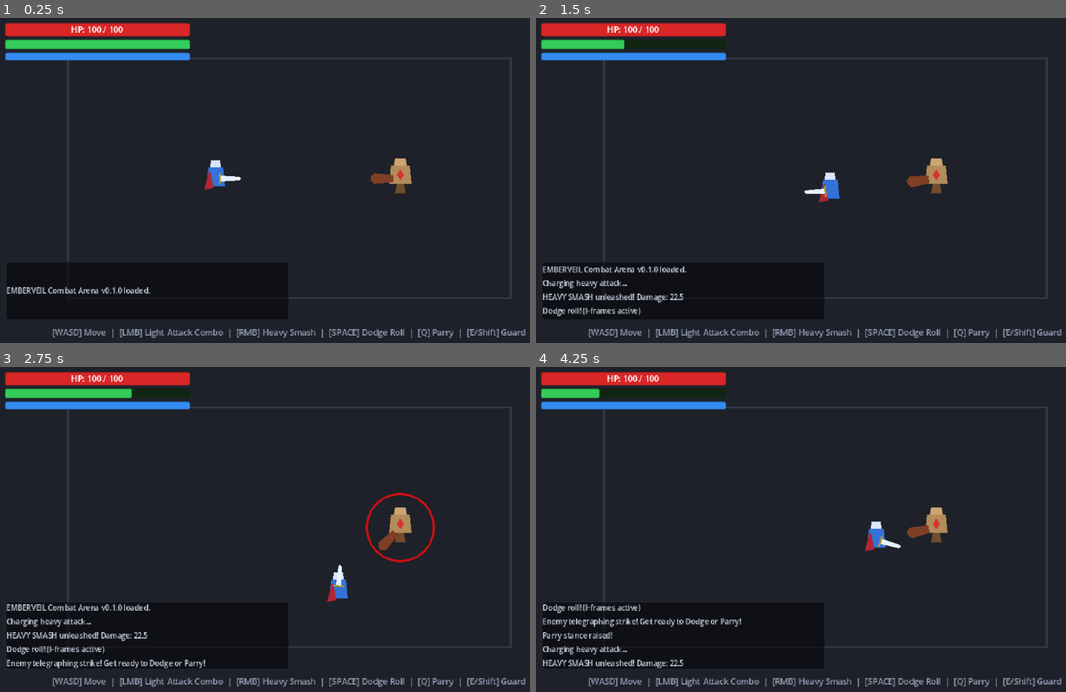
Above: before the commit, frames 1-4 (two rows, left to right).
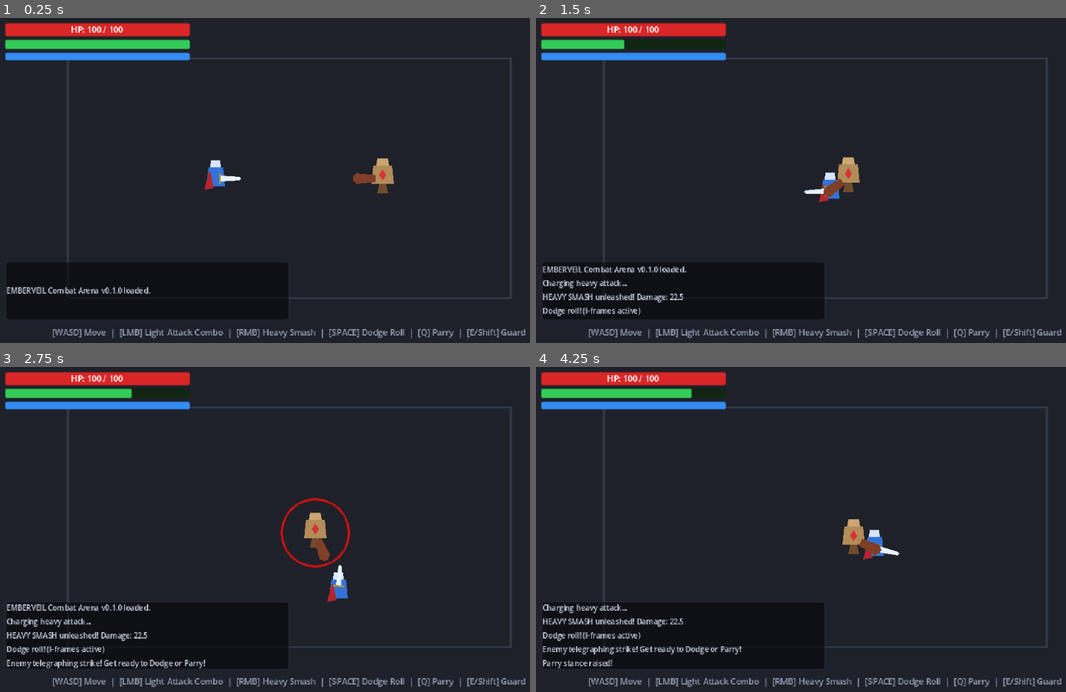
Above: after the commit, the same moments.

Repository: KevinAnandaP/arpigih
Game: Godot game, scene res://src/scenes/test_combat.tscn
Same seed, same stepped clock (60 frames per second), same inputs: the game is played once before the commit and once after it.
Inputs (mouse positions are in pixels of both pictures, inside the frame that each line leads up to):
- Up to frame 1 (0.25 s): no input
- Up to frame 2 (1.5 s): move the mouse to (954, 161) at 0.52 s; hold Right (move_right) 0.53-1.28 s; right-click (954, 161) at 0.6 s; tap Space (dodge) at 0.8, 1.35 s; move the mouse to (705, 193) at 1.27 s; hold Down (move_down) from 1.28 s (still down)
- Up to frame 3 (2.75 s): tap E (guard) at 1.55 s; move the mouse to (349, 454) at 2.02 s; release Down (move_down) at 2.03 s; hold Right (move_right) from 2.03 s (still down); hold E (guard) from 2.03 s (still down); tap Q (parry) at 2.3 s
- Up to frame 4 (4.25 s): move the mouse to (795, 594) at 2.77 s; release Right (move_right) at 2.78 s; release E (guard) at 2.78 s; hold Up (move_up) 2.78-3.53 s; tap Q (parry) at 2.85 s; tap Shift at 3.05 s; move the mouse to (1002, 578) at 3.52 s; hold Left (move_left) from 3.53 s (still down); hold Shift from 3.53 s (still down); right-click (1002, 578) at 3.8 s

The runs differ from the first frame. In frame 1, 0.7% of the frame differs, in the area x 66-78%, y 43-55%; in frame 2, 0.9%; in frame 3, 1.5%; in frame 4, 3.6%, in the area x 1-78%, y 6-93%.
Error in both runs: Invalid call. Nonexistent function 'is_action_just_pressed' in base 'InputEventMouseMotion'. (res://src/scenes/test_combat.gd:32)

Commit message:
fix: resolve player movement and combat input response with key fallbacks and active hitbox states

Diff:
--- a/project.godot
+++ b/project.godot
@@ -28,7 +28,6 @@
 window/size/window_width_override=1280
 window/size/window_height_override=720
 window/stretch/mode="canvas_items"
-window/stretch/aspect="keep"
 
 [input]
 
--- a/src/entities/enemies/training_dummy.gd
+++ b/src/entities/enemies/training_dummy.gd
@@ -25,7 +25,7 @@
 
 func _ready() -> void:
 	hitbox.attacker_owner = self
-	hitbox.monitoring = false
+	hitbox.set_active(false)
 	telegraph_ring.visible = false
 	stagger_icon.visible = false
 
@@ -45,13 +45,25 @@
 func _physics_process(delta: float) -> void:
 	if health_comp.is_dead or is_staggered:
 		velocity = Vector2.ZERO
+		move_and_slide()
 		return
 
 	_find_player()
 
 	if _target_player:
+		var dist := global_position.distance_to(_target_player.global_position)
 		var dir := (_target_player.global_position - global_position).normalized()
 		attack_pivot.rotation = dir.angle()
+
+		# Move towards player if outside melee range
+		if not _is_telegraphing and dist > 60.0:
+			velocity = dir * 75.0
+		else:
+			velocity = Vector2.ZERO
+	else:
+		velocity = Vector2.ZERO
+
+	move_and_slide()
 
 	if _is_telegraphing:
 		_telegraph_timer -= delta
@@ -74,10 +86,16 @@
 			_target_player = players[0]
 
 func _start_telegraph() -> void:
-	_is_telegraphing = true
-	_telegraph_timer = telegraph_duration
-	telegraph_ring.visible = true
-	EventBus.combat_log_message.emit("Enemy telegraphing strike! Get ready to Dodge or Parry!")
+	if not _target_player:
+		return
+	var dist := global_position.distance_to(_target_player.global_position)
+	if dist <= 80.0:
+		_is_telegraphing = true
+		_telegraph_timer = telegraph_duration
+		telegraph_ring.visible = true
+		EventBus.combat_log_message.emit("Enemy telegraphing strike! Get ready to Dodge or Parry!")
+	else:
+		_attack_timer = 0.5
 
 func _execute_attack() -> void:
 	_is_telegraphing = false
@@ -88,14 +106,14 @@
 	hitbox.damage = 25.0
 	hitbox.poise_damage = 30.0
 	hitbox.is_parryable = true
-	hitbox.monitoring = true
+	hitbox.set_active(true)
 
 	var tween := create_tween()
 	attack_pivot.rotation -= 1.0
 	tween.tween_property(attack_pivot, "rotation", attack_pivot.rotation + 2.0, 0.15)
 
 	await get_tree().create_timer(0.2).timeout
-	hitbox.monitoring = false
+	hitbox.set_active(false)
 
 func _on_hit_received(incoming: HitboxComponent) -> void:
 	# Flash white
--- a/src/entities/player/player.gd
+++ b/src/entities/player/player.gd
@@ -38,12 +38,11 @@
 	if health_comp:
 		health_comp.set_invulnerable(false)
 	if hitbox:
-		hitbox.monitoring = false
+		hitbox.set_active(false)
 
 func _ready() -> void:
 	hitbox.attacker_owner = self
-	hitbox.monitoring = false
-	hitbox.monitorable = true
+	hitbox.set_active(false)
 
 	health_comp.damaged.connect(_on_health_damaged)
 	health_comp.died.connect(_on_health_died)
@@ -89,6 +88,18 @@
 	var input_vector := Vector2.ZERO
 	input_vector.x = Input.get_action_strength("move_right") - Input.get_action_strength("move_left")
 	input_vector.y = Input.get_action_strength("move_down") - Input.get_action_strength("move_up")
+
+	# Reliable key fallback
+	if input_vector == Vector2.ZERO:
+		if Input.is_key_pressed(KEY_D) or Input.is_key_pressed(KEY_RIGHT):
+			input_vector.x += 1.0
+		if Input.is_key_pressed(KEY_A) or Input.is_key_pressed(KEY_LEFT):
+			input_vector.x -= 1.0
+		if Input.is_key_pressed(KEY_S) or Input.is_key_pressed(KEY_DOWN):
+			input_vector.y += 1.0
+		if Input.is_key_pressed(KEY_W) or Input.is_key_pressed(KEY_UP):
+			input_vector.y -= 1.0
+
 	input_vector = input_vector.normalized()
 
 	if input_vector != Vector2.ZERO:
@@ -100,7 +111,7 @@
 
 func _handle_combat_inputs() -> void:
 	# Dodge Roll
-	if Input.is_action_just_pressed("dodge"):
+	if Input.is_action_just_pressed("dodge") or Input.is_key_pressed(KEY_SPACE):
 		if stamina_comp.can_afford(dodge_stamina_cost):
 			stamina_comp.consume(dodge_stamina_cost)
 			_start_dodge()
@@ -109,14 +120,14 @@
 			EventBus.combat_log_message.emit("Not enough stamina to dodge!")
 
 	# Parry (Q)
-	if Input.is_action_just_pressed("parry"):
+	if Input.is_action_just_pressed("parry") or Input.is_key_pressed(KEY_Q):
 		if stamina_comp.can_afford(parry_stamina_cost):
 			stamina_comp.consume(parry_stamina_cost)
 			_start_parry()
 			return
 
 	# Guard (Shift/E)
-	if Input.is_action_pressed("guard"):
+	if Input.is_action_pressed("guard") or Input.is_key_pressed(KEY_E) or Input.is_key_pressed(KEY_SHIFT):
 		_start_guard()
 		return
 
@@ -177,7 +188,7 @@
 	velocity = facing_direction * 60.0 # Small lunge
 	hitbox.damage = 18.0 + (combo_index * 4.0)
 	hitbox.poise_damage = 15.0
-	hitbox.monitoring = true
+	hitbox.set_active(true)
 	_animate_swing()
 	EventBus.combat_log_message.emit("Light Attack #" + str(combo_index) + " executed.")
 	combo_index = (combo_index % 3) + 1
@@ -186,7 +197,7 @@
 	state_timer -= delta
 	velocity = velocity.move_toward(Vector2.ZERO, friction * delta)
 	if state_timer <= 0.0:
-		hitbox.monitoring = false
+		hitbox.set_active(false)
 		current_state = State.IDLE
 
 func _start_heavy_attack() -> void:
@@ -207,14 +218,14 @@
 			var charge_factor: float = clampf(heavy_charge_timer / 1.0, 0.5, 1.5)
 			hitbox.damage = 45.0 * charge_factor
 			hitbox.poise_damage = 40.0 * charge_factor
-			hitbox.monitoring = true
+			hitbox.set_active(true)
 			_animate_heavy_swing()
 			EventBus.combat_log_message.emit("HEAVY SMASH unleashed! Damage: " + str(snapped(hitbox.damage, 0.1)))
 	else:
 		state_timer -= delta
 		velocity = velocity.move_toward(Vector2.ZERO, friction * delta)
 		if state_timer <= 0.0:
-			hitbox.monitoring = false
+			hitbox.set_active(false)
 			current_state = State.IDLE
 
 func _process_stagger(delta: float) -> void:
--- a/src/entities/player/player.tscn
+++ b/src/entities/player/player.tscn
@@ -18,7 +18,7 @@
 
 [node name="Player" type="CharacterBody2D" groups=["player"]]
 collision_layer = 1
-collision_mask = 2
+collision_mask = 3
 script = ExtResource("1_player")
 
 [node name="CollisionShape2D" type="CollisionShape2D" parent="."]
--- a/src/scenes/test_combat.tscn
+++ b/src/scenes/test_combat.tscn
@@ -12,7 +12,11 @@
 size = Vector2(16, 360)
 
 [node name="TestCombatScene" type="Node2D"]
+process_mode = 3
 script = ExtResource("1_test")
+
+[node name="Camera2D" type="Camera2D" parent="."]
+position = Vector2(320, 180)
 
 [node name="Floor" type="ColorRect" parent="."]
 offset_right = 640.0
@@ -45,9 +49,11 @@
 shape = SubResource("RectangleShape2D_wall_v")
 
 [node name="Player" parent="." instance=ExtResource("2_player")]
+process_mode = 1
 position = Vector2(240, 180)
 
 [node name="Dummy" parent="." instance=ExtResource("3_dummy")]
+process_mode = 1
 position = Vector2(440, 180)
 
 [node name="HUD" parent="." instance=ExtResource("4_hud")]
Not shown, added: src/entities/enemies/training_dummy.gd.uid
Not shown, added: src/entities/player/player.gd.uid
Not shown, added: src/scenes/test_combat.gd.uid
Not shown, added: src/ui/hud.gd.uid
